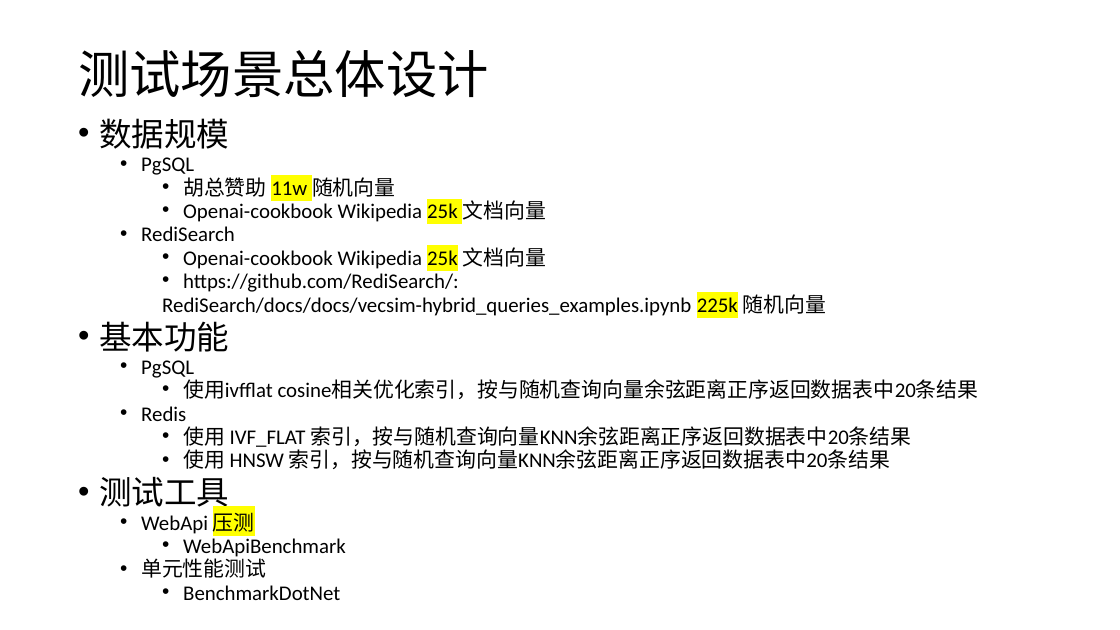
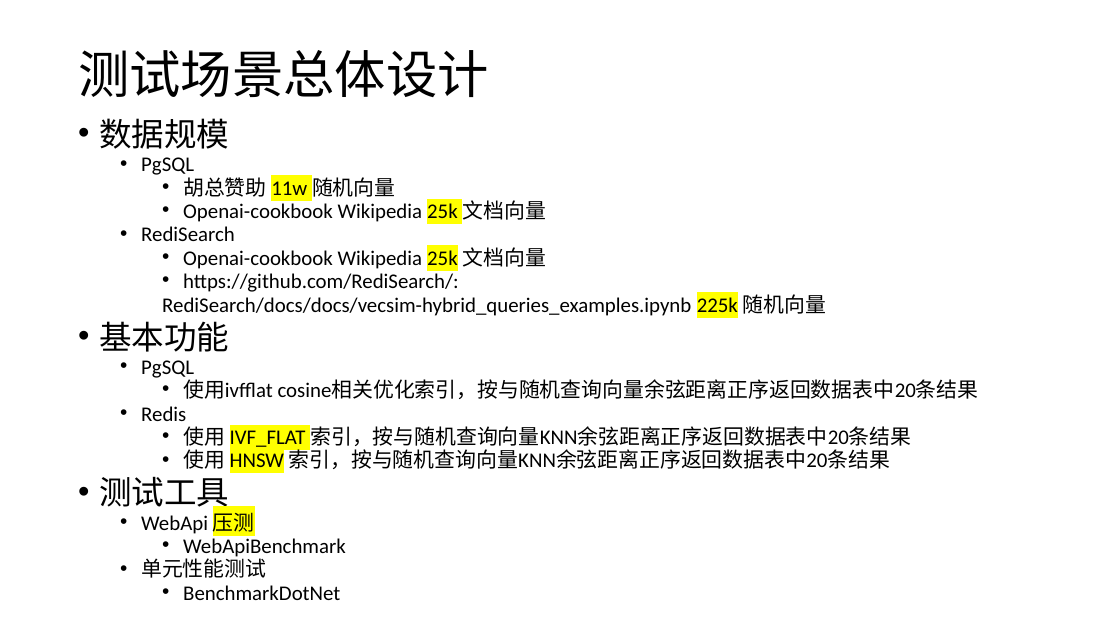
Before and after one commit to AwesomeYuer/PostgreSQL.PgVector.Performance, a slide deck: slide 10 of Vector.DataBases.And.Performance.Awesome.Yuer.pptx. Drawn at 1120x630 pixels with LibreOffice and Linux fonts; fonts in the diff are those of the drawing. Boxes give left, top, right and bottom in pixels: in the first picture for what was removed or moved away, otherwise in the second. Text is boxed around its words. In the diff, an @@ line names an element or a change of style, - is before the commit and + after.

```diff
--- a/Vector.DataBases.And.Performance.Awesome.Yuer.pptx
+++ b/Vector.DataBases.And.Performance.Awesome.Yuer.pptx
@@ text at [183, 426, 911, 469]: highlight none to #FFFF00 in "IVF_FLAT", "HNSW" @@
```
Also in this commit, not shown: 6 other slides changed.
